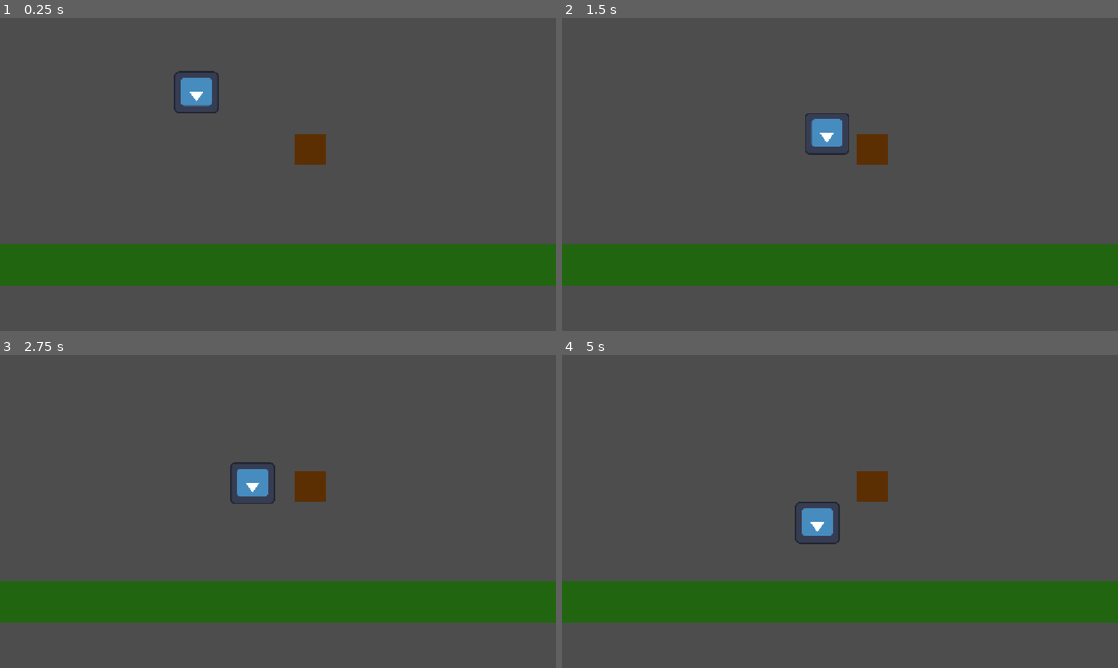
Above: before the commit, frames 1-4 (two rows, left to right).
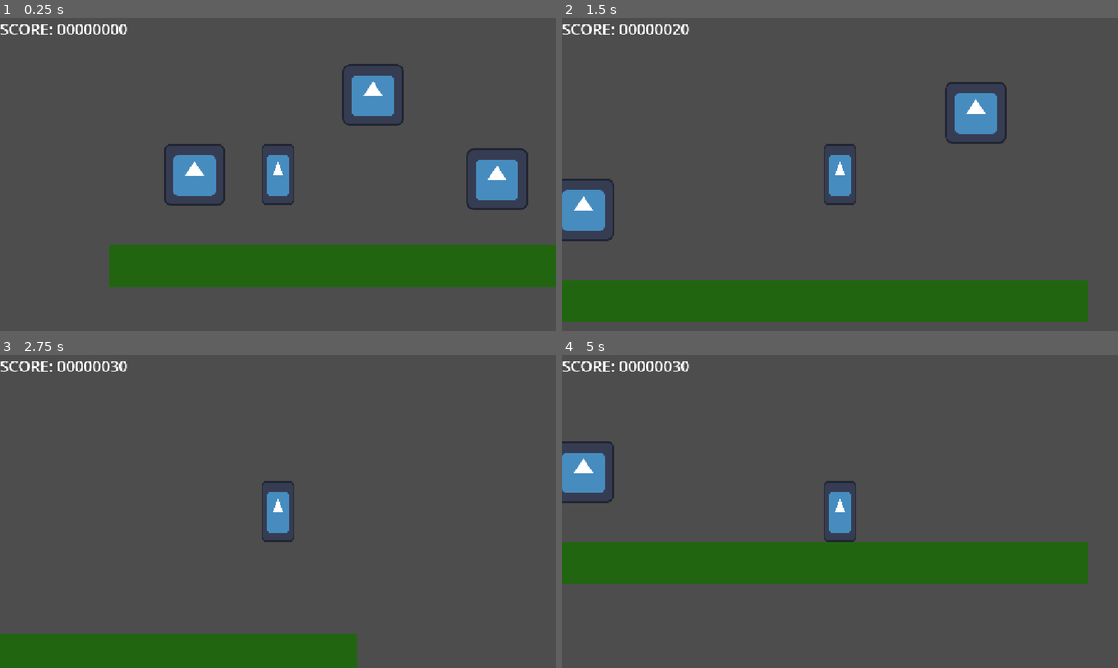
Above: after the commit, the same moments.

Repository: NectherLouieDev/spawn-01
Game: Godot game, scene res://scenes/gameplay.tscn
The game is run twice, just before and just after one commit, with the same random seed, the same clock (stepped at 60 frames per second) and the same inputs. The engine's default icon, where the game draws it, is replaced by a stand-in: a white triangle on a blue panel in a dark square.
Inputs (mouse positions are in pixels of both pictures, inside the frame that each line leads up to):
- Up to frame 1 (0.25 s): no input
- Up to frame 2 (1.5 s): move the mouse to (962, 158) at 0.52 s; hold D (move_right) 0.53-1.25 s; tap Space (jump) at 0.6, 0.77, 1.07 s; click (962, 158) at 0.67 s; drag from (728, 190) to (873, 149) at 1.27 s
- Up to frame 3 (2.75 s): move the mouse to (333, 442) at 2.02 s; hold D (move_right) from 2.03 s (still down); tap Space (jump) at 2.1 s; click (333, 442) at 2.17 s
- Up to frame 4 (5 s): release D (move_right) at 2.75 s; drag from (812, 574) to (673, 464) at 2.77 s; move the mouse to (1006, 558) at 3.52 s; hold Left (move_left) 3.53-4.25 s; tap Space (jump) at 3.6, 3.77, 4.07 s; click (1006, 558) at 3.67 s; drag from (673, 464) to (873, 486) at 4.27 s

The runs differ from the first frame. In frame 1, 9.1% of the frame differs, in the area x 0-100%, y 2-86%; in frame 2, 27%; in frame 3, 23%; in frame 4, 27%.

Commit message:
feat: coins

Diff:
--- /dev/null
+++ b/entities/coin/coin.gd
@@ -0,0 +1,11 @@
+class_name Coin
+extends Area2D
+
+func _ready():
+	body_entered.connect(_on_body_entered)
+
+func _on_body_entered(body):
+	# add a score
+	GameManager.add_score(10)
+	# display the score sa UI
+	queue_free()
--- /dev/null
+++ b/entities/coin/coin.tscn
@@ -0,0 +1,16 @@
+[gd_scene format=3 uid="uid://b5pntvoptt6cm"]
+
+[ext_resource type="Script" uid="uid://beh36kt6kmvqo" path="res://entities/coin/coin.gd" id="1_ciy41"]
+[ext_resource type="Texture2D" uid="uid://c6p4qwq84e0ru" path="res://icon.svg" id="2_tvniy"]
+
+[sub_resource type="CircleShape2D" id="CircleShape2D_oc2dr"]
+radius = 91.197586
+
+[node name="Coin" type="Area2D" unique_id=522161727]
+script = ExtResource("1_ciy41")
+
+[node name="Sprite2D" type="Sprite2D" parent="." unique_id=994683143]
+texture = ExtResource("2_tvniy")
+
+[node name="CollisionShape2D" type="CollisionShape2D" parent="." unique_id=162768483]
+shape = SubResource("CircleShape2D_oc2dr")
--- a/entities/player/player_platformer.tscn
+++ b/entities/player/player_platformer.tscn
@@ -9,6 +9,8 @@
 
 [node name="PlayerPlatformer" type="CharacterBody2D" unique_id=1186602271]
 script = ExtResource("1_3msui")
+speed = 500.0
+jump_velocity = -600.0
 
 [node name="Sprite2D" type="Sprite2D" parent="." unique_id=283600197]
 scale = Vector2(0.51999974, 1)
@@ -16,3 +18,5 @@
 
 [node name="CollisionShape2D" type="CollisionShape2D" parent="." unique_id=1169583033]
 shape = SubResource("CapsuleShape2D_oc2dr")
+
+[node name="Camera2D" type="Camera2D" parent="." unique_id=1596328359]
--- /dev/null
+++ b/game_manager.gd
@@ -0,0 +1,9 @@
+extends Node
+
+var score: int = 0
+
+func add_score(value: int) -> void:
+	score += value
+
+func reset_score():
+	score = 0
--- a/project.godot
+++ b/project.godot
@@ -14,6 +14,10 @@
 run/main_scene="uid://cwpvh70acqoi6"
 config/features=PackedStringArray("4.7", "GL Compatibility")
 config/icon="res://icon.svg"
+
+[autoload]
+
+GameManager="*uid://bj2n1h7sr5dhr"
 
 [display]
 
@@ -58,6 +62,7 @@
 
 [rendering]
 
+textures/canvas_textures/default_texture_filter=0
 rendering_device/driver.windows="d3d12"
 renderer/rendering_method="gl_compatibility"
 renderer/rendering_method.mobile="gl_compatibility"
--- a/scenes/gameplay.tscn
+++ b/scenes/gameplay.tscn
@@ -1,7 +1,8 @@
 [gd_scene format=3 uid="uid://cwpvh70acqoi6"]
 
-[ext_resource type="PackedScene" uid="uid://ido4dapxkifi" path="res://entities/player/player_click_move.tscn" id="1_7biu0"]
-[ext_resource type="PackedScene" uid="uid://c46knh25w75g0" path="res://entities/input_components/mouse_clickable.tscn" id="2_00tan"]
+[ext_resource type="PackedScene" uid="uid://b5pntvoptt6cm" path="res://entities/coin/coin.tscn" id="2_00tan"]
+[ext_resource type="PackedScene" uid="uid://bjm1h6ht8h63d" path="res://entities/player/player_platformer.tscn" id="2_l1v76"]
+[ext_resource type="Script" uid="uid://bf81sd7fapkqw" path="res://scenes/score_label.gd" id="3_l1v76"]
 
 [sub_resource type="Gradient" id="Gradient_7biu0"]
 offsets = PackedFloat32Array(1)
@@ -9,6 +10,9 @@
 
 [sub_resource type="GradientTexture2D" id="GradientTexture2D_oc2dr"]
 gradient = SubResource("Gradient_7biu0")
+
+[sub_resource type="LabelSettings" id="LabelSettings_oc2dr"]
+font_size = 32
 
 [node name="Gameplay" type="Node2D" unique_id=1397868138]
 
@@ -25,8 +29,26 @@
 scale = Vector2(19.125, 1.34375)
 polygon = PackedVector2Array(-32, -32, -32, 32, 32, 32, 32, -32)
 
-[node name="PlayerClickMove" parent="." unique_id=1294606230 instance=ExtResource("1_7biu0")]
-position = Vector2(406, 154)
+[node name="Coin" parent="." unique_id=522161727 instance=ExtResource("2_00tan")]
+position = Vector2(751, 331)
 
-[node name="MouseClickable" parent="." unique_id=1127195187 instance=ExtResource("2_00tan")]
-position = Vector2(643, 272)
+[node name="Coin2" parent="." unique_id=1240394174 instance=ExtResource("2_00tan")]
+position = Vector2(494, 157)
+
+[node name="Coin3" parent="." unique_id=1963726075 instance=ExtResource("2_00tan")]
+position = Vector2(124, 322)
+
+[node name="Coin4" parent="." unique_id=1902601508 instance=ExtResource("2_00tan")]
+position = Vector2(937, 121)
+
+[node name="PlayerPlatformer" parent="." unique_id=1186602271 instance=ExtResource("2_l1v76")]
+position = Vector2(297, 293)
+
+[node name="CanvasLayer" type="CanvasLayer" parent="." unique_id=1140478787]
+
+[node name="ScoreLabel" type="Label" parent="CanvasLayer" unique_id=535654506]
+offset_right = 101.0
+offset_bottom = 45.0
+text = "SCORE"
+label_settings = SubResource("LabelSettings_oc2dr")
+script = ExtResource("3_l1v76")
--- /dev/null
+++ b/scenes/score_label.gd
@@ -0,0 +1,4 @@
+extends Label
+
+func _process(delta):
+	text = "SCORE: " + str(GameManager.score).pad_zeros(8)
Not shown, added: entities/coin/coin.gd.uid
Not shown, added: game_manager.gd.uid
Not shown, added: scenes/score_label.gd.uid
